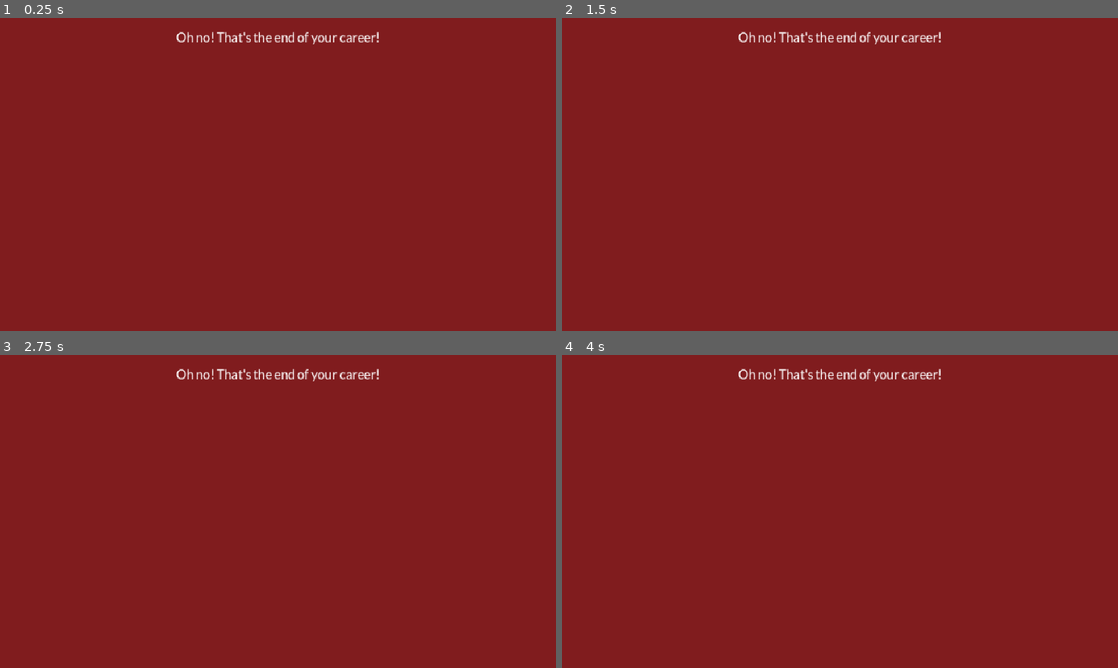
Above: before the commit, frames 1-4 (two rows, left to right).
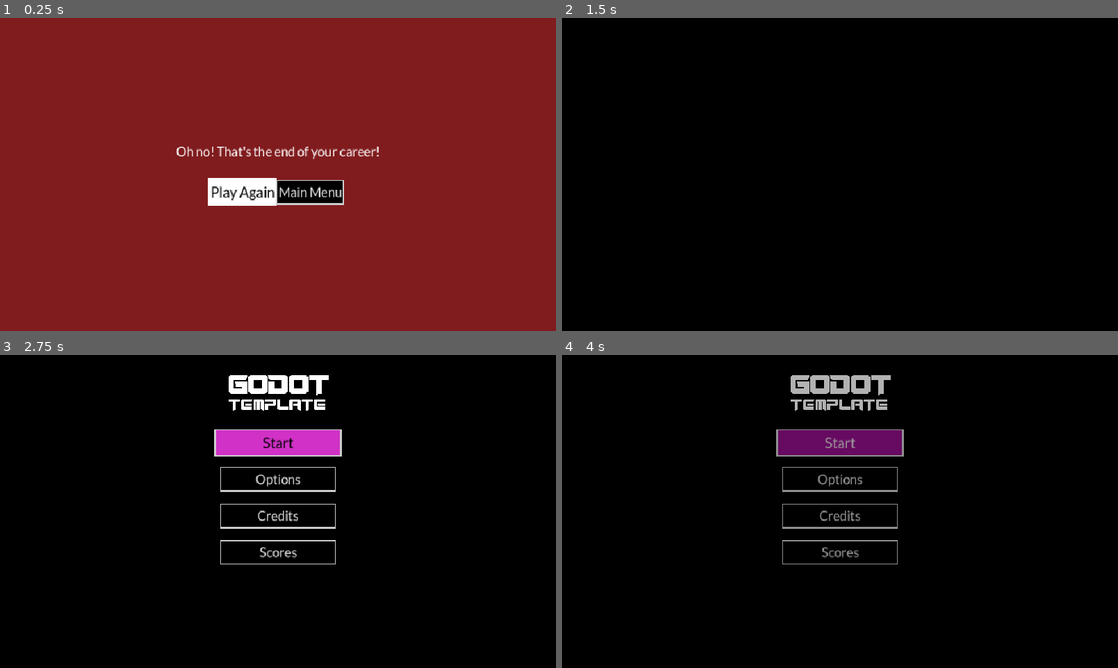
Above: after the commit, the same moments.

Repository: hawkstein/ludum-dare-60-old-tech
Game: Godot game, scene res://screens/failure.tscn
The game is run twice, just before and just after one commit, with the same random seed, the same clock (stepped at 60 frames per second) and the same inputs. This scene is started directly instead of the project's main scene.
Inputs (mouse positions are in pixels of both pictures, inside the frame that each line leads up to):
- Up to frame 1 (0.25 s): no input
- Up to frame 2 (1.5 s): click (873, 193) at 0.5 s, where only the run after the commit has a clickable "Main Menu"; click (806, 193) at 1.25 s, where only the run after the commit has a clickable "Play Again"
- Up to frame 3 (2.75 s): click (278, 442) at 2 s, where only the run after the commit has a clickable "Start"
- Up to frame 4 (4 s): click (840, 442) at 2.75 s, where only the run after the commit has a clickable "Start"; tap Enter at 3.5 s; move the mouse to (962, 495) at 3.52 s; hold D (Right) from 3.53 s (still down); hold Y (Pager) from 3.53 s (still down); click (962, 495) at 3.67 s; tap Space (Jump) at 3.77 s

The runs differ from the first frame. In frame 1, 3.1% of the frame differs, in the area x 31-69%, y 4-60%; in frame 2, 100%, in the area x 0-100%, y 0-100%; in frame 3, 100%; in frame 4, 100%.

Commit message:
setup failure and success states

Diff:
--- a/screens/failure.tscn
+++ b/screens/failure.tscn
@@ -1,12 +1,16 @@
 [gd_scene format=3 uid="uid://dypp83aba6fhc"]
 
-[node name="Success" type="Control" unique_id=212455753]
+[ext_resource type="Script" uid="uid://imgj0bihhrs8" path="res://screens/shift_end_screen.gd" id="1_fihub"]
+[ext_resource type="Script" uid="uid://dchp2kgb22jjp" path="res://utils/ui/fancy_button.gd" id="2_48jhs"]
+
+[node name="Failure" type="Control" unique_id=212455753]
 layout_mode = 3
 anchors_preset = 15
 anchor_right = 1.0
 anchor_bottom = 1.0
 grow_horizontal = 2
 grow_vertical = 2
+script = ExtResource("1_fihub")
 
 [node name="ColorRect" type="ColorRect" parent="." unique_id=1776749905]
 layout_mode = 1
@@ -31,9 +35,32 @@
 
 [node name="VBoxContainer" type="VBoxContainer" parent="MarginContainer" unique_id=1372817727]
 layout_mode = 2
+alignment = 1
 
 [node name="Label" type="Label" parent="MarginContainer/VBoxContainer" unique_id=685301937]
 layout_mode = 2
 theme_type_variation = &"HeaderLarge"
 text = "Oh no! That's the end of your career!"
 horizontal_alignment = 1
+
+[node name="ScoreLabel" type="Label" parent="MarginContainer/VBoxContainer" unique_id=169232473]
+unique_name_in_owner = true
+layout_mode = 2
+
+[node name="HBoxContainer" type="HBoxContainer" parent="MarginContainer/VBoxContainer" unique_id=993941571]
+layout_mode = 2
+alignment = 1
+
+[node name="PlayAgainButton" type="Button" parent="MarginContainer/VBoxContainer/HBoxContainer" unique_id=1706692584]
+unique_name_in_owner = true
+layout_mode = 2
+text = "Play Again"
+script = ExtResource("2_48jhs")
+metadata/_custom_type_script = "uid://dchp2kgb22jjp"
+
+[node name="MainMenuButton" type="Button" parent="MarginContainer/VBoxContainer/HBoxContainer" unique_id=1441798038]
+unique_name_in_owner = true
+layout_mode = 2
+text = "Main Menu"
+script = ExtResource("2_48jhs")
+metadata/_custom_type_script = "uid://dchp2kgb22jjp"
--- a/screens/main.gd
+++ b/screens/main.gd
@@ -1,4 +1,8 @@
 extends Node3D
+
+@export var max_normal_failures := 3
+@export var end_speaker := "Medical Director"
+@export var end_message_duration := 2.5
 
 @onready var player: ThirdPersonPlayer = %ThirdPersonPlayer
 @onready var pager: PagerLayer = %PagerLayer
@@ -7,12 +11,15 @@
 @onready var tracker: EventTracker = %EventTracker
 @onready var message: MessageLayer = %MessageLayer
 
+var _ended := false
+
 func _ready() -> void:
 	pager.open_changed.connect(_on_pager_open_changed)
 	timeline.bleep_sent.connect(pager.send_bleep)
 	timeline.bleep_sent.connect(tracker.track)
-	tracker.event_failed.connect(_handle_event_fail)
-	tracker.event_resolved.connect(_handle_event_resolved)
+	timeline.finished.connect(_check_success)
+	tracker.event_failed.connect(_on_event_failed)
+	tracker.event_resolved.connect(_on_event_resolved)
 	timeline.start()
 
 
@@ -21,9 +28,54 @@
 	pause_menu.resume_mouse_mode = Input.MOUSE_MODE_VISIBLE if open else Input.MOUSE_MODE_CAPTURED
 
 
-func _handle_event_fail(_bleep: Bleep, _severity: Bleep.Severity) -> void:
-	message.show_message("Event failed")
+func _on_event_failed(_bleep: Bleep, severity: Bleep.Severity) -> void:
+	var normal_failures: int = tracker.failed.get(Bleep.Severity.NORMAL, 0)
+	if severity == Bleep.Severity.CRITICAL:
+		_end(&"failure", "Patient lost! You didn't make it in time.")
+	elif normal_failures >= max_normal_failures:
+		_end(&"failure", "Too many bleeps went unanswered.")
+	else:
+		message.show_message("Missed a bleep! (%d/%d)" % [normal_failures, max_normal_failures], end_speaker)
+		_check_success()
 
 
-func _handle_event_resolved(_bleep:Bleep) -> void:
-	message.show_message("event resolved successfully")
+func _on_event_resolved(_bleep: Bleep) -> void:
+	message.show_message("Well done", end_speaker)
+	_check_success()
+
+
+func _check_success() -> void:
+	if timeline.is_finished() and tracker.is_idle():
+		_end(&"success", "That's the end of your shift.")
+
+
+## Play the closing line, then fade to the end screen. Only the first call counts.
+func _end(screen: StringName, text := "") -> void:
+	if _ended:
+		return
+	_ended = true
+	_freeze_shift()
+	_save_score()
+	if not text.is_empty():
+		message.clear()
+		message.show_message(text, end_speaker, end_message_duration)
+		await message.queue_finished
+	ScreenChanger.change_to(screen)
+
+
+func _freeze_shift() -> void:
+	timeline.stop()
+	tracker.set_process(false)
+	# Close first: it emits open_changed, which would turn player input back on.
+	pager.close()
+	pager.set_process_input(false)
+	player.input_enabled = false
+
+
+func _save_score() -> void:
+	for severity in Bleep.Severity.values():
+		RunState.set_value(&"score_%d" % severity, {
+			resolved = tracker.resolved.get(severity, 0),
+			failed = tracker.failed.get(severity, 0),
+			total = timeline.total(severity),
+		})
--- /dev/null
+++ b/screens/shift_end_screen.gd
@@ -0,0 +1,46 @@
+extends Control
+## Success / failure screen: score card from RunState, then play again or main menu.
+
+## Also show how many of each severity were missed.
+@export var show_missed := true
+
+@onready var score_label: Label = %ScoreLabel
+@onready var play_again_button: Button = %PlayAgainButton
+@onready var main_menu_button: Button = %MainMenuButton
+
+func _ready() -> void:
+	# Arriving from gameplay, where the mouse is captured.
+	Input.mouse_mode = Input.MOUSE_MODE_VISIBLE
+	play_again_button.pressed.connect(_on_play_again_pressed)
+	main_menu_button.pressed.connect(_on_main_menu_pressed)
+	score_label.text = _build_score_text()
+	play_again_button.grab_focus()
+
+
+func _unhandled_input(event: InputEvent) -> void:
+	if event.is_action_pressed(&"ui_cancel"):
+		_on_main_menu_pressed()
+		get_viewport().set_input_as_handled()
+
+
+func _build_score_text() -> String:
+	var lines: PackedStringArray = []
+	for severity in Bleep.Severity.values():
+		var score: Dictionary = RunState.get_value(&"score_%d" % severity, {})
+		if score.get("total", 0) == 0:
+			continue
+		var line := "%s events  %d/%d" % [
+			Bleep.Severity.keys()[severity].capitalize(), score.get("resolved", 0), score.total]
+		if show_missed and score.get("failed", 0) > 0:
+			line += "  (%d missed)" % score.failed
+		lines.append(line)
+	return "\n".join(lines)
+
+
+func _on_play_again_pressed() -> void:
+	RunState.reset()
+	ScreenChanger.change_to(&"main")
+
+
+func _on_main_menu_pressed() -> void:
+	ScreenChanger.change_to(&"main_menu")
--- a/screens/success.tscn
+++ b/screens/success.tscn
@@ -1,4 +1,7 @@
 [gd_scene format=3 uid="uid://crohtd4vptla0"]
+
+[ext_resource type="Script" uid="uid://imgj0bihhrs8" path="res://screens/shift_end_screen.gd" id="1_ia0u4"]
+[ext_resource type="Script" uid="uid://dchp2kgb22jjp" path="res://utils/ui/fancy_button.gd" id="2_bknfs"]
 
 [node name="Success" type="Control" unique_id=212455753]
 layout_mode = 3
@@ -7,6 +10,7 @@
 anchor_bottom = 1.0
 grow_horizontal = 2
 grow_vertical = 2
+script = ExtResource("1_ia0u4")
 
 [node name="ColorRect" type="ColorRect" parent="." unique_id=1776749905]
 layout_mode = 1
@@ -31,9 +35,32 @@
 
 [node name="VBoxContainer" type="VBoxContainer" parent="MarginContainer" unique_id=1372817727]
 layout_mode = 2
+alignment = 1
 
 [node name="Label" type="Label" parent="MarginContainer/VBoxContainer" unique_id=685301937]
 layout_mode = 2
 theme_type_variation = &"HeaderLarge"
 text = "Well done! You survived your shift!"
 horizontal_alignment = 1
+
+[node name="ScoreLabel" type="Label" parent="MarginContainer/VBoxContainer" unique_id=1630346520]
+unique_name_in_owner = true
+layout_mode = 2
+
+[node name="HBoxContainer" type="HBoxContainer" parent="MarginContainer/VBoxContainer" unique_id=223968411]
+layout_mode = 2
+alignment = 1
+
+[node name="PlayAgainButton" type="Button" parent="MarginContainer/VBoxContainer/HBoxContainer" unique_id=35267962]
+unique_name_in_owner = true
+layout_mode = 2
+text = "Play Again"
+script = ExtResource("2_bknfs")
+metadata/_custom_type_script = "uid://dchp2kgb22jjp"
+
+[node name="MainMenuButton" type="Button" parent="MarginContainer/VBoxContainer/HBoxContainer" unique_id=1949263967]
+unique_name_in_owner = true
+layout_mode = 2
+text = "Main Menu"
+script = ExtResource("2_bknfs")
+metadata/_custom_type_script = "uid://dchp2kgb22jjp"
--- a/utils/pager/bleep_timeline.gd
+++ b/utils/pager/bleep_timeline.gd
@@ -4,7 +4,34 @@
 @export var events: Array[BleepEvent] = []
 
 signal bleep_sent(bleep: Bleep)
+signal finished
 
+var _remaining := -1
+var _stopped := false
+
+## Start the timeline running
 func start() -> void:
+	_remaining = events.size()
 	for event in events:
-		get_tree().create_timer(event.time, false).timeout.connect(bleep_sent.emit.bind(event.bleep))
+		get_tree().create_timer(event.time, false).timeout.connect(_send.bind(event.bleep))
+
+## Stop the timeline
+func stop() -> void:
+	_stopped = true
+
+## Has every bleep been sent?
+func is_finished() -> bool:
+	return _remaining == 0
+
+
+func total(severity: Bleep.Severity) -> int:
+	return events.filter(func(event: BleepEvent): return event.bleep.severity == severity).size()
+
+
+func _send(bleep: Bleep) -> void:
+	if _stopped:
+		return
+	_remaining -= 1
+	bleep_sent.emit(bleep)
+	if _remaining == 0:
+		finished.emit()
--- a/utils/pager/event_tracker.gd
+++ b/utils/pager/event_tracker.gd
@@ -20,6 +20,8 @@
 
 var _active: Array[ActiveEvent] = []
 var _targets: Dictionary[StringName, EventTarget] = {}
+var resolved: Dictionary[int, int] = {}
+var failed: Dictionary[int, int] = {}
 
 func _ready() -> void:
 	if phone:
@@ -31,6 +33,7 @@
 		event.time_left -= delta
 		if event.time_left <= 0.0:
 			_active.erase(event)
+			failed[event.bleep.severity] = failed.get(event.bleep.severity, 0) + 1
 			event_failed.emit(event.bleep, event.bleep.severity)
 
 
@@ -46,10 +49,16 @@
 		_on_target_reached(bleep.target_id)
 
 
+## Are there active events?
+func is_idle() -> bool:
+	return _active.is_empty()
+
+
 func _on_target_reached(target_id: StringName) -> void:
 	for event in _active.duplicate():
 		if event.bleep.target_id == target_id:
 			_active.erase(event)
+			resolved[event.bleep.severity] = resolved.get(event.bleep.severity, 0) + 1
 			event_resolved.emit(event.bleep)
 
 
--- a/utils/screen_changer.tscn
+++ b/utils/screen_changer.tscn
@@ -5,12 +5,16 @@
 [ext_resource type="PackedScene" uid="uid://vck4bl5wwflb" path="res://screens/main.tscn" id="3_0ty40"]
 [ext_resource type="PackedScene" uid="uid://bctrkav2hq5nh" path="res://utils/ui/credits_screen.tscn" id="4_p77q5"]
 [ext_resource type="PackedScene" uid="uid://d304m7pn6lnlt" path="res://utils/ui/scores_screen.tscn" id="5_yscu7"]
+[ext_resource type="PackedScene" uid="uid://crohtd4vptla0" path="res://screens/success.tscn" id="6_vr3sm"]
+[ext_resource type="PackedScene" uid="uid://dypp83aba6fhc" path="res://screens/failure.tscn" id="7_xmplb"]
 
 [node name="ScreenChanger" type="Node" unique_id=1076999280]
 script = ExtResource("1_ahmay")
 screens = Dictionary[StringName, PackedScene]({
 &"credits": ExtResource("4_p77q5"),
+&"failure": ExtResource("7_xmplb"),
 &"main": ExtResource("3_0ty40"),
 &"main_menu": ExtResource("2_stj24"),
-&"scores": ExtResource("5_yscu7")
+&"scores": ExtResource("5_yscu7"),
+&"success": ExtResource("6_vr3sm")
 })
Not shown, added: screens/shift_end_screen.gd.uid
